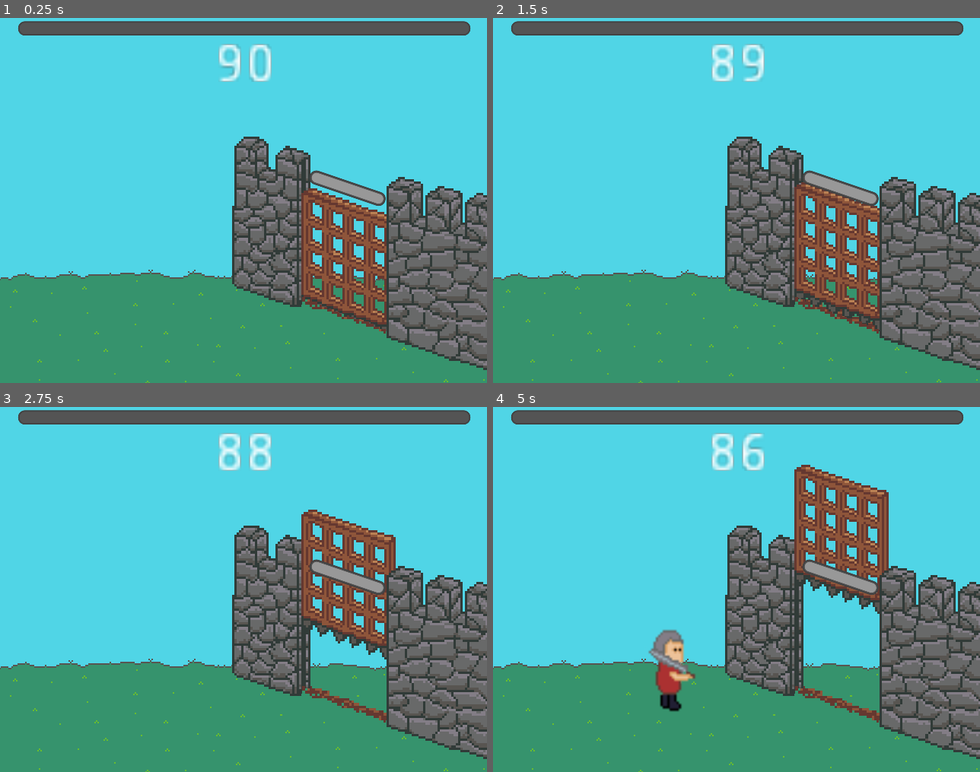
Above: before the commit, frames 1-4 (two rows, left to right).
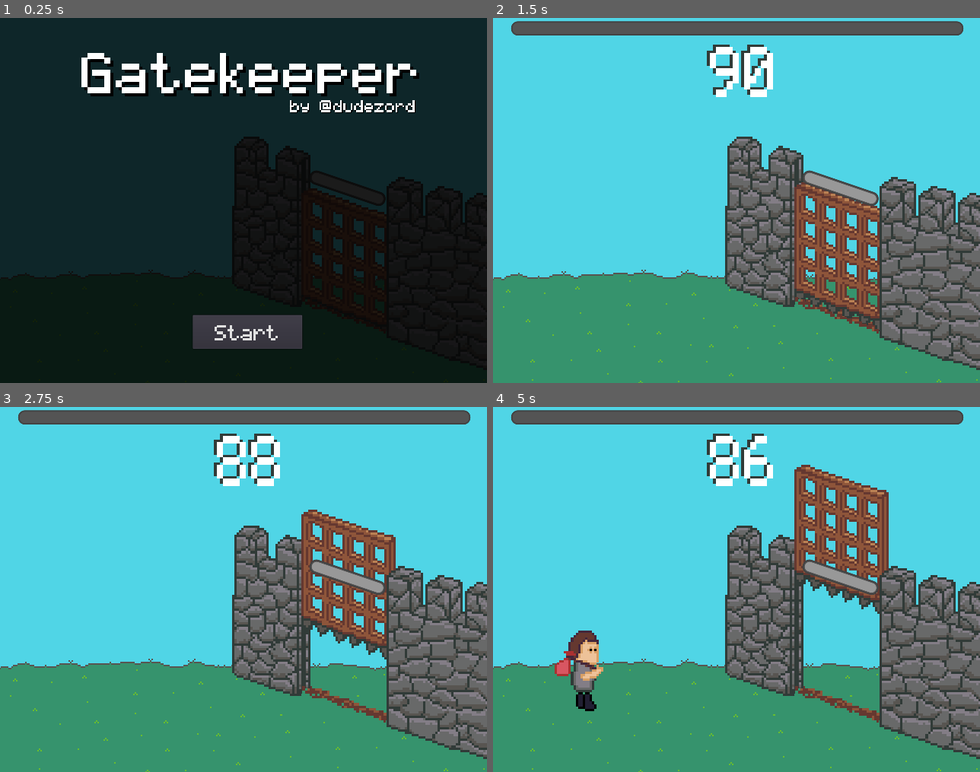
Above: after the commit, the same moments.

Repository: dudezord/01-portcullis
Game: Godot game, scene res://Start.tscn
The game is run twice, just before and just after one commit, with the same random seed, the same clock (stepped at 60 frames per second) and the same inputs. Before the commit the project starts from res://Game.tscn.
Inputs (mouse positions are in pixels of both pictures, inside the frame that each line leads up to):
- Up to frame 1 (0.25 s): no input
- Up to frame 2 (1.5 s): click (741, 331) at 0.5 s, where only the run after the commit has a clickable "Start"; tap Enter (ui_accept) at 1.25 s; hold Right from 1.28 s (still down); hold Tab from 1.28 s (still down)
- Up to frame 3 (2.75 s): tap Enter (ui_accept) at 1.52, 2.27 s; release Right at 2.03 s; release Tab at 2.03 s; hold Left from 2.03 s (still down); tap 0 at 2.1 s
- Up to frame 4 (5 s): release Left at 2.78 s; hold Tab 2.78-3.53 s; hold Right 2.78-4.28 s; tap 0 at 3.6 s; tap Enter (ui_accept) at 3.77, 4.52 s; hold Left from 4.28 s (still down); hold Tab from 4.28 s (still down)

The runs differ from the first frame. In frame 1, 100% of the frame differs, in the area x 0-100%, y 0-100%; in frame 2, 1.5%; in frame 3, 1.5%; in frame 4, 3.9%.

Commit message:
Added Start/End screen

Diff:
--- /dev/null
+++ b/Font.tres
@@ -0,0 +1,10 @@
+[gd_resource type="DynamicFont" load_steps=2 format=2]
+
+[sub_resource type="DynamicFontData" id=7]
+antialiased = false
+hinting = 0
+font_path = "res://assets/pixelmix.ttf"
+
+[resource]
+size = 30
+font_data = SubResource( 7 )
--- a/Game.gd
+++ b/Game.gd
@@ -35,7 +35,6 @@
 	EventBus.connect("mob_killed", self, "_on_Mob_killed")
 	EventBus.connect("mob_attacked", self, "_on_Mob_attacked")
 	EventBus.connect("mob_despawned", self, "_on_Mob_despawned")
-	EventBus.connect("gate_destroyed", self, "_on_Gate_destroyed")
 	EventBus.connect("gate_closed", self, "_on_Gate_closed")
 
 func _process(delta):
@@ -77,6 +76,7 @@
 func _add_morale(delta):
 	_morale += delta
 	_morale = clamp(_morale, 0, 100)
+	GameBus.Morale = _morale
 
 	EventBus.emit_signal("morale_updated", _morale)
 
@@ -98,12 +98,6 @@
 	_gate_close_timer = lerp(1.0, 0.2, ease_gate)
 	$GateHolder/Gate.set_gate_animation_timer(_gate_open_timer, _gate_close_timer)
 
-func _on_Gate_destroyed():
-	get_tree().paused = true
-
-func _on_Timer_timeout():
-	get_tree().paused = true
-
 func _on_Gate_closed():
 	$CPUParticles2D.emitting = true
 	_shake_remaining = shake_duration
--- a/Game.tscn
+++ b/Game.tscn
@@ -13,6 +13,7 @@
 [ext_resource path="res://assets/gate_bg.png" type="Texture" id=11]
 [ext_resource path="res://assets/hole_fg.png" type="Texture" id=12]
 [ext_resource path="res://assets/hole_bg.png" type="Texture" id=13]
+[ext_resource path="res://Font.tres" type="DynamicFont" id=14]
 
 [sub_resource type="StyleBoxFlat" id=2]
 corner_radius_top_left = 10
@@ -74,8 +75,13 @@
 _data = [ Vector2( 0, 1.56364 ), 0.0, -1.56364, 0, 1, Vector2( 1, 0 ), -1.56364, 0.0, 1, 0 ]
 
 [node name="Node2D" type="Node2D"]
-position = Vector2( -74, -20 )
+position = Vector2( 0, 1 )
 script = ExtResource( 5 )
+
+[node name="Background" type="ColorRect" parent="."]
+margin_right = 640.0
+margin_bottom = 480.0
+color = Color( 0.317647, 0.839216, 0.905882, 1 )
 
 [node name="Camera2D" type="Camera2D" parent="."]
 position = Vector2( 319, 249 )
@@ -83,11 +89,6 @@
 current = true
 zoom = Vector2( 0.99, 0.99 )
 limit_left = -10000087
-
-[node name="Background" type="ColorRect" parent="."]
-margin_right = 640.0
-margin_bottom = 480.0
-color = Color( 0.317647, 0.839216, 0.905882, 1 )
 
 [node name="Grass2" type="Sprite" parent="."]
 position = Vector2( -445, 472 )
@@ -181,12 +182,15 @@
 script = ExtResource( 7 )
 
 [node name="Label" type="Label" parent="."]
-anchor_right = 1.0
-margin_left = 281.0
-margin_top = 40.0
-margin_right = 297.0
-margin_bottom = 54.0
-rect_scale = Vector2( 5, 5 )
+margin_left = 284.0
+margin_top = 39.0
+margin_right = 330.0
+margin_bottom = 69.0
+rect_scale = Vector2( 2, 2.5 )
+custom_colors/font_color_shadow = Color( 0.196078, 0.235294, 0.223529, 1 )
+custom_constants/shadow_offset_x = -2
+custom_constants/shadow_offset_y = -1
+custom_fonts/font = ExtResource( 14 )
 text = "60"
 align = 1
 valign = 1
@@ -224,4 +228,3 @@
 
 [connection signal="area_entered" from="Despawner/Area2D" to="Despawner" method="_on_Area2D_area_entered"]
 [connection signal="timeout" from="Spawner/Timer" to="Spawner" method="_on_Timer_timeout"]
-[connection signal="timeout" from="Label/Timer" to="." method="_on_Timer_timeout"]
--- /dev/null
+++ b/Start.gd
@@ -0,0 +1,40 @@
+extends Node2D
+
+var Game = preload("res://Game.tscn")
+func _ready():
+	EventBus.connect("gate_destroyed", self, "_on_Gate_destroyed")
+	show_menu("")
+	$Menu/StartButton.text = "Start"
+
+func _on_StartButton_pressed():
+	hide_menu()
+	$Game.queue_free()
+	remove_child($Game)
+
+	var new_game = Game.instance()
+	new_game.name = "Game"
+
+	add_child(new_game)
+	move_child(new_game, 0)
+	$Game/Label/Timer.connect("timeout", self, "_on_Timer_timeout")
+
+func show_menu(message):
+	_show_or_hide_menu_ui(true)
+	$Menu/Message.text = message
+	$Menu/StartButton.text = "Play again"
+
+func hide_menu():
+	_show_or_hide_menu_ui(false)
+	$Menu/Message.text = ""
+
+func _show_or_hide_menu_ui(show_menu):
+	$Menu.visible = show_menu
+	$Game/Label.visible = !show_menu
+	$Game/MoraleBar.visible = !show_menu
+	get_tree().paused = show_menu
+
+func _on_Gate_destroyed():
+	show_menu("You lose.\nThe Portcullis was destroyed!")
+
+func _on_Timer_timeout():
+	show_menu("You survived.\n You finished with %d%% Morale." % GameBus.Morale)
--- /dev/null
+++ b/Start.tscn
@@ -0,0 +1,76 @@
+[gd_scene load_steps=4 format=2]
+
+[ext_resource path="res://Game.tscn" type="PackedScene" id=1]
+[ext_resource path="res://Font.tres" type="DynamicFont" id=2]
+[ext_resource path="res://Start.gd" type="Script" id=3]
+
+[node name="Node2D" type="Node2D"]
+script = ExtResource( 3 )
+
+[node name="Game" parent="." instance=ExtResource( 1 )]
+
+[node name="Menu" type="Node2D" parent="."]
+
+[node name="Background" type="ColorRect" parent="Menu"]
+margin_left = -13.0
+margin_top = -15.0
+margin_right = 627.0
+margin_bottom = 465.0
+rect_scale = Vector2( 1.0413, 1.06869 )
+color = Color( 0, 0, 0, 0.819608 )
+
+[node name="Title" type="Label" parent="Menu"]
+margin_left = -312.0
+margin_top = 50.0
+margin_right = 330.0
+margin_bottom = 113.0
+grow_horizontal = 2
+rect_scale = Vector2( 2, 2 )
+custom_colors/font_color_shadow = Color( 0, 0, 0, 1 )
+custom_constants/shadow_offset_x = 2
+custom_constants/shadow_offset_y = 2
+custom_fonts/font = ExtResource( 2 )
+text = "Gatekeeper"
+align = 1
+
+[node name="Author" type="Label" parent="Menu"]
+margin_left = 269.0
+margin_top = 117.0
+margin_right = 911.0
+margin_bottom = 180.0
+grow_horizontal = 2
+rect_scale = Vector2( 0.6, 0.6 )
+custom_colors/font_color_shadow = Color( 0, 0, 0, 1 )
+custom_constants/shadow_offset_x = 2
+custom_constants/shadow_offset_y = 2
+custom_fonts/font = ExtResource( 2 )
+text = "by @dudezord"
+align = 1
+
+[node name="StartButton" type="Button" parent="Menu"]
+pause_mode = 2
+margin_left = 253.0
+margin_top = 399.0
+margin_right = 443.112
+margin_bottom = 458.0
+grow_horizontal = 2
+rect_scale = Vector2( 0.75, 0.75 )
+custom_fonts/font = ExtResource( 2 )
+text = "Start"
+
+[node name="Message" type="Label" parent="Menu"]
+margin_left = 130.0
+margin_top = 346.0
+margin_right = 772.0
+margin_bottom = 409.0
+grow_horizontal = 2
+rect_scale = Vector2( 0.6, 0.6 )
+custom_colors/font_color_shadow = Color( 0, 0, 0, 1 )
+custom_constants/shadow_offset_x = 2
+custom_constants/shadow_offset_y = 2
+custom_fonts/font = ExtResource( 2 )
+text = "You win!
+But at what cost?!"
+align = 1
+
+[connection signal="pressed" from="Menu/StartButton" to="." method="_on_StartButton_pressed"]
--- /dev/null
+++ b/autoload/GameBus.gd
@@ -0,0 +1,4 @@
+#warning-ignore-all: UNUSED_SIGNAL
+extends Node
+
+var Morale = 0
--- a/project.godot
+++ b/project.godot
@@ -33,12 +33,13 @@
 [application]
 
 config/name="GateKeeper"
-run/main_scene="res://Game.tscn"
+run/main_scene="res://Start.tscn"
 config/icon="res://icon.png"
 
 [autoload]
 
 EventBus="*res://autoload/EventBus.gd"
+GameBus="*res://autoload/GameBus.gd"
 
 [display]
 
Not shown: 1 places in Game.tscn that only renumber resources
Binary file added: assets/pixelmix.ttf
